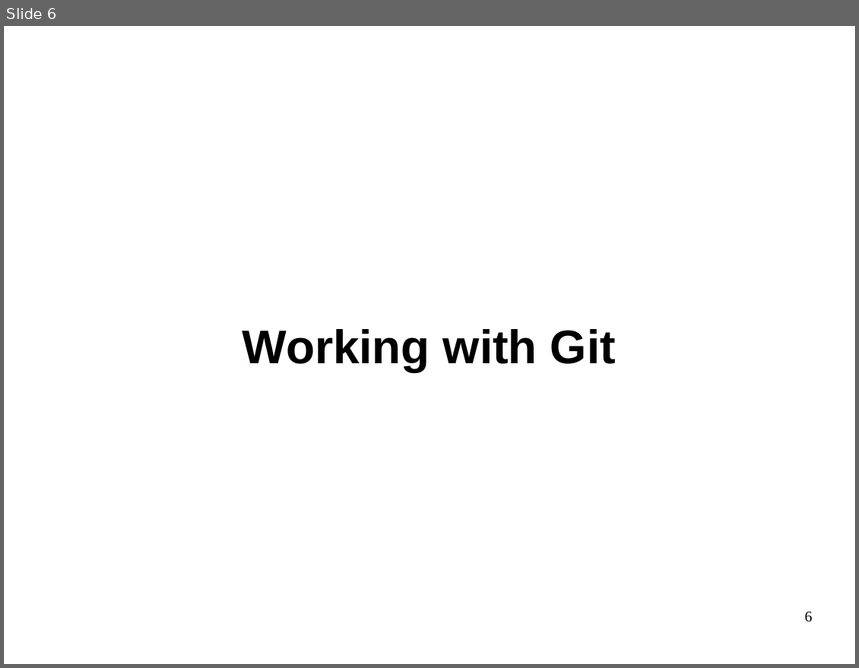
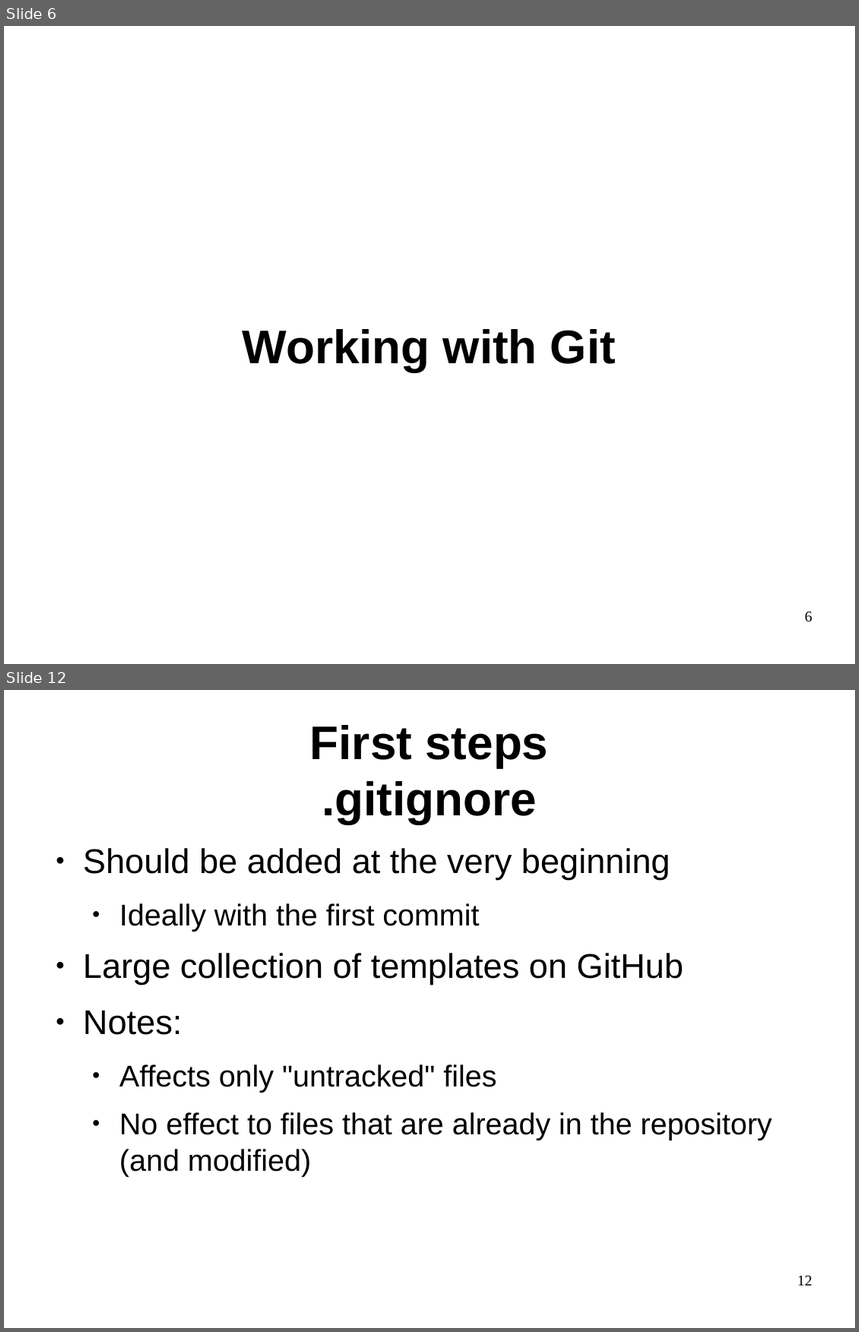
Before and after one commit to philpackmohr/git-paper, a slide deck: git-presentation.odp. Shown one above the other, each under a label of ours: slide 6 before the commit, slides 6 and 12 after it; the slides between them are not shown. The pictures are 859x668 and 859x1332 pixels, drawn with LibreOffice and Linux fonts; fonts in the diff are those of the drawing. Boxes give left, top, right and bottom in pixels: in the first picture for what was removed or moved away, otherwise in the second. Text is boxed around its words. In the diff, an @@ line names an element or a change of style, - is before the commit and + after.

```diff
--- a/git-presentation.odp
+++ b/git-presentation.odp
@@ slide 12 added at (x1=4, y1=690, x2=855, y2=1328), background #FFFFFF @@
@@ title added at (x1=310, y1=725, x2=548, y2=825), 44 pt, text #000000, bold @@
+First steps
+.gitignore
@@ text added at (x1=83, y1=848, x2=772, y2=1176), 28 pt, text #000000 @@
+● Should be added at the very beginning
+  ● Ideally with the first commit
+● Large collection of templates on GitHub
+● Notes:
+  ● Affects only "untracked" files
+  ● No effect to files that are already in the repository (and modified)
@@ page number added at (x1=797, y1=1276, x2=813, y2=1286), 14 pt, text #000000 @@
+12
```
Also in this commit, not shown: 26 other slides added, 1 slide removed.
